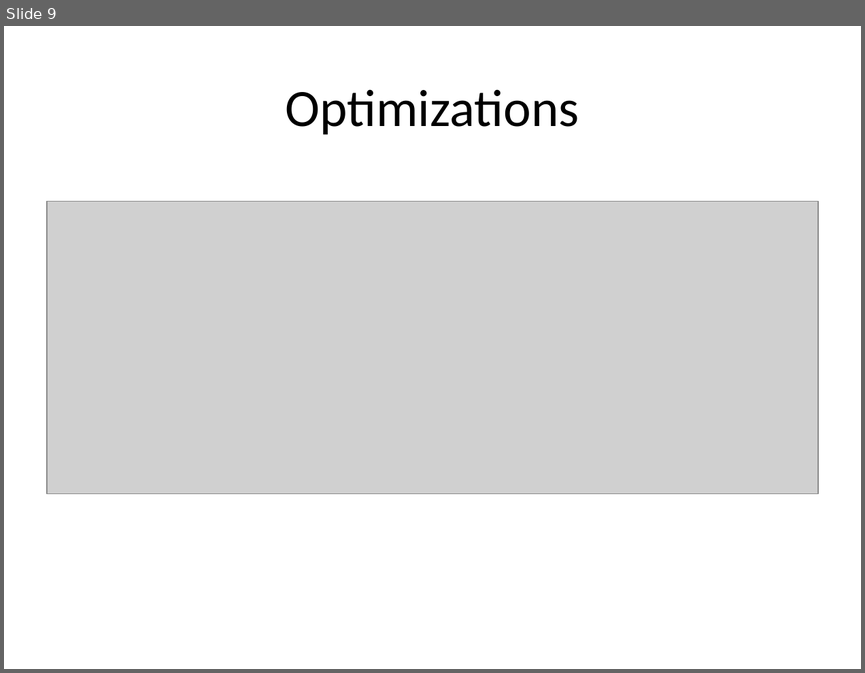
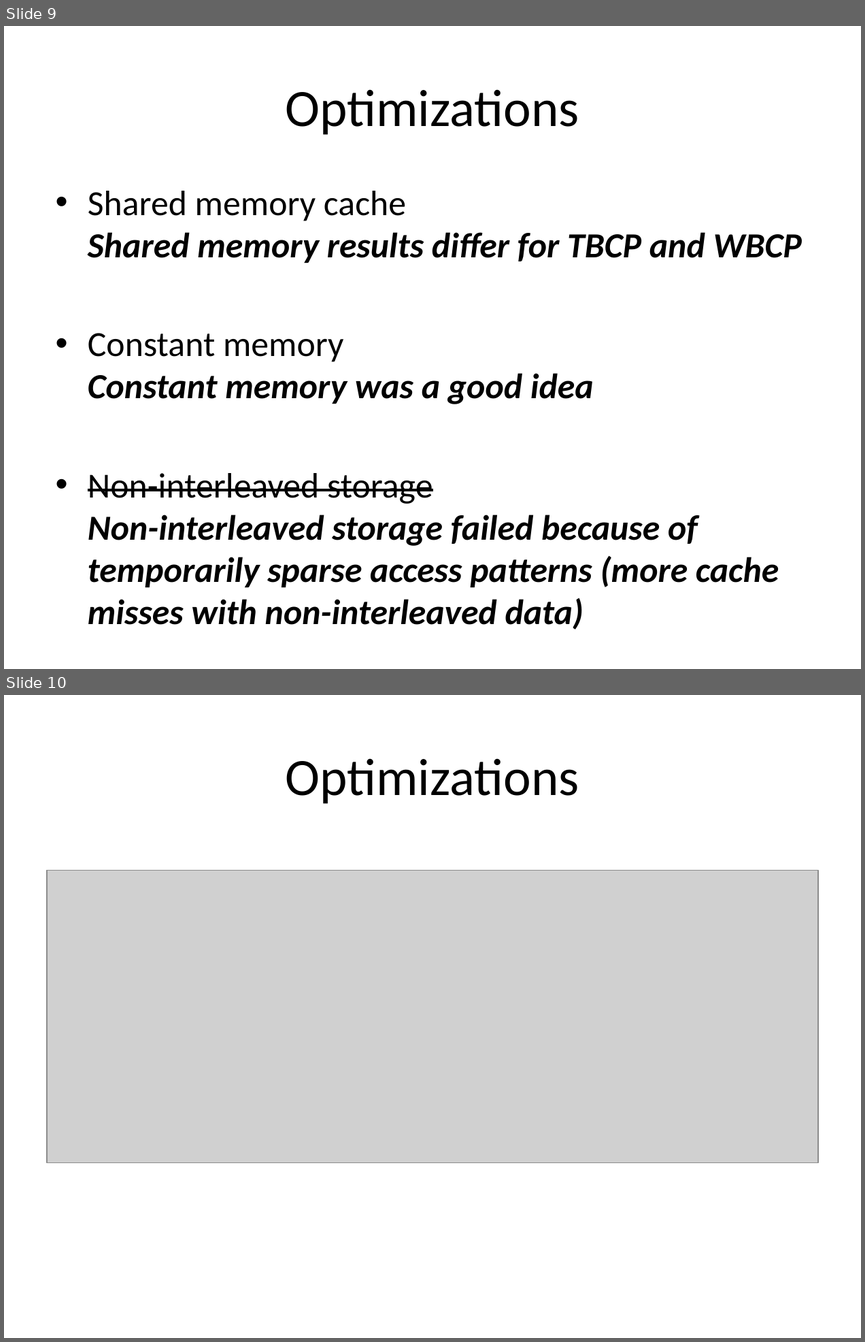
Before and after one commit to fernanor/ls1-mardyn, a slide deck: paper/presentation.pptx. Shown one above the other, each under a label of ours: slide 9 before the commit, slides 9 and 10 after it. The pictures are 865x673 and 865x1342 pixels, drawn with LibreOffice and Linux fonts; fonts in the diff are those of the drawing; grey boxes stand for pictures. Boxes give left, top, right and bottom in pixels: in the first picture for what was removed or moved away, otherwise in the second. Text is boxed around its words. In the diff, an @@ line names an element or a change of style, - is before the commit and + after.

Commit message:
update the presentation one last time (move all the text back into the slides).

```diff
--- a/paper/presentation.pptx
+++ b/paper/presentation.pptx
@@ slide 9 added at [4, 26, 861, 669], background #FFFFFF @@
@@ title added at [286, 89, 579, 135], 44 pt, text #000000 @@
+Optimizations
@@ text added at [88, 191, 802, 629], 29.6 pt, text #000000, bold, italic @@
+• Shared memory cache
+  Shared memory results differ for TBCP and WBCP
+• Constant memory
+  Constant memory was a good idea
+• Non-interleaved storage
+  Non-interleaved storage failed because of temporarily sparse access patterns (more cache misses with non-interleaved data)
@@ what was slide 9 is now slide 10 @@
```
Also in this commit, not shown: 5 slides changed, 1 other slide added.
